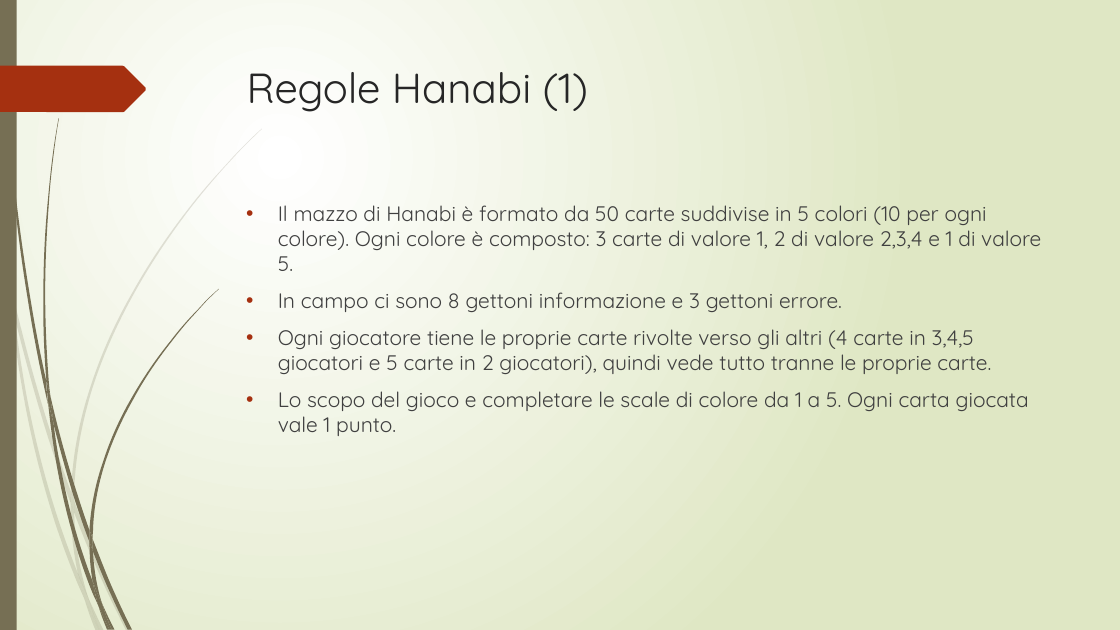
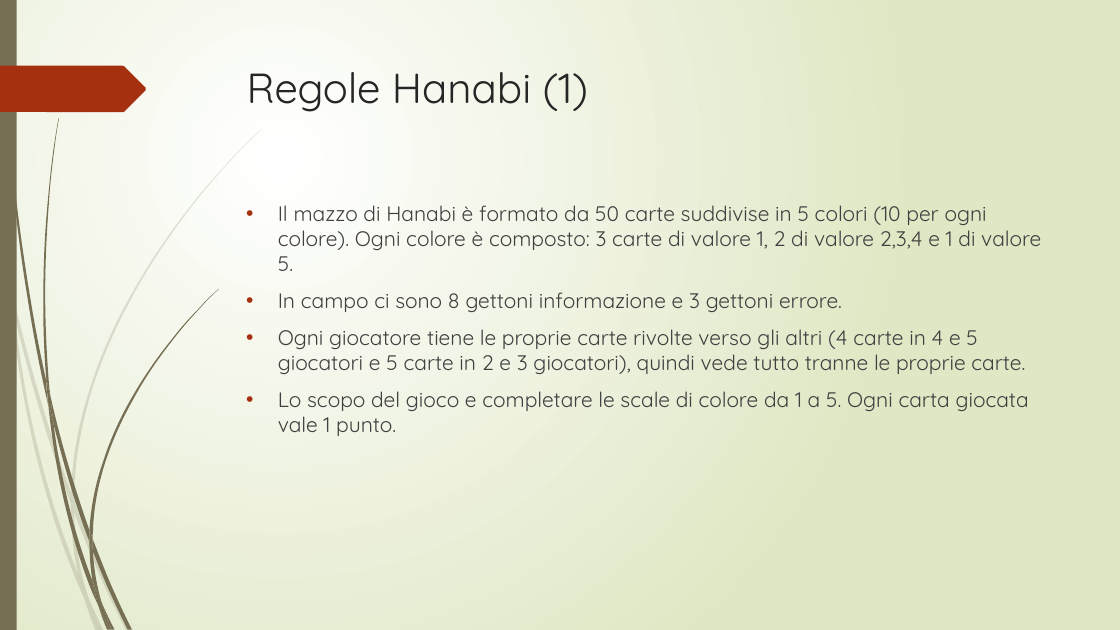
Before and after one commit to ilariacriv/hanabi-unibo, a slide deck: slide 2 of Presentazione Hanabi.pptx. Drawn at 1120x630 pixels with LibreOffice and Linux fonts; fonts in the diff are those of the drawing. Boxes give left, top, right and bottom in pixels: in the first picture for what was removed or moved away, otherwise in the second. Text is boxed around its words. In the diff, an @@ line names an element or a change of style, - is before the commit and + after.

Commit message:
aggiunta presentazione

```diff
--- a/Presentazione Hanabi.pptx
+++ b/Presentazione Hanabi.pptx
@@ text at box(278, 329, 1025, 374): text changed @@
-• Ogni giocatore tiene le proprie carte rivolte verso gli altri (4 carte in 3,4,5 giocatori e 5 carte in 2 giocatori), quindi vede tutto tranne le proprie carte.
+• Ogni giocatore tiene le proprie carte rivolte verso gli altri (4 carte in 4 e 5 giocatori e 5 carte in 2 e 3 giocatori), quindi vede tutto tranne le proprie carte.
```
